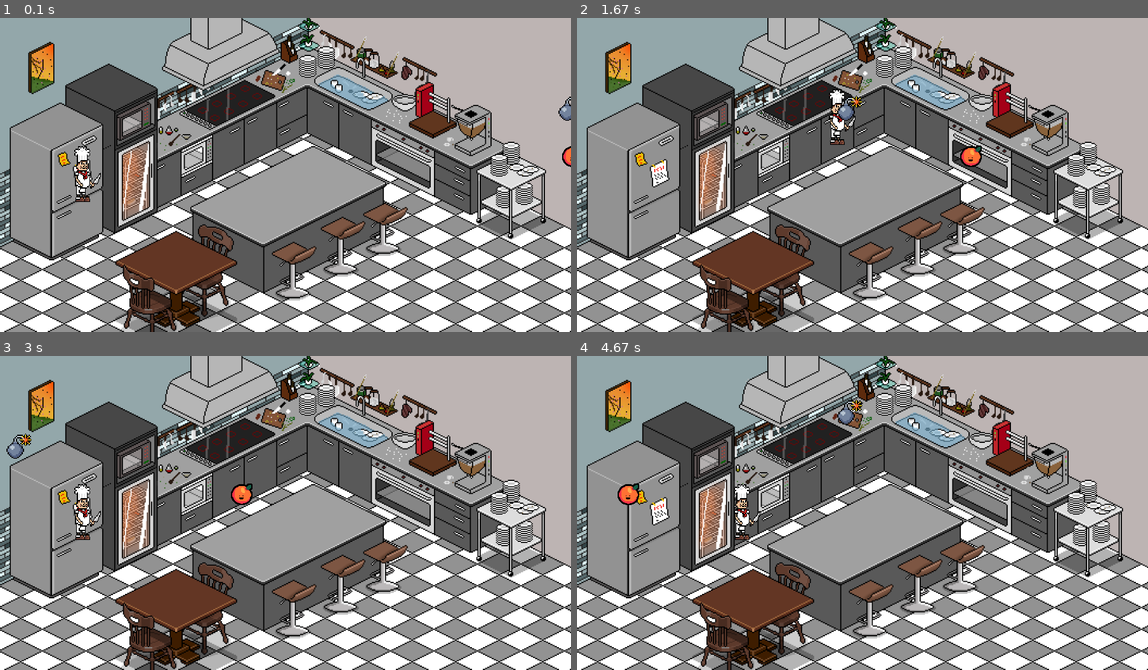
Above: before the commit, frames 1-4 (two rows, left to right).
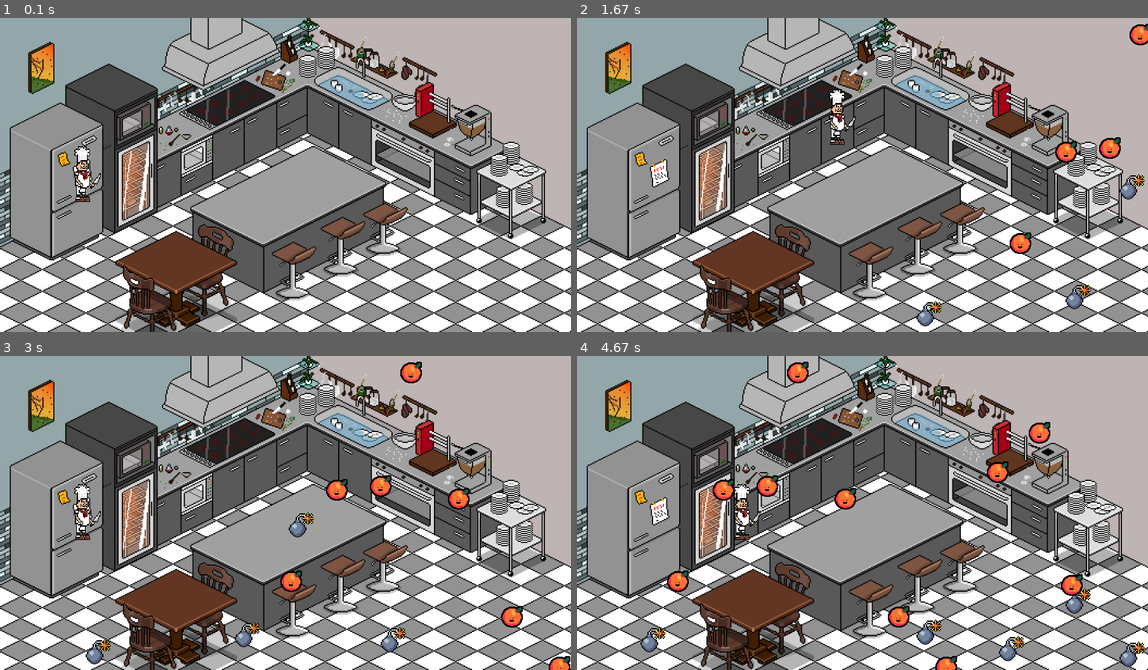
Above: after the commit, the same moments.

Repository: SkyesCodes/Pygame
Game: pygame game, started from main.py
Two runs of this game, one before a commit and one after it. Both use one fixed random seed, a clock stepped at 60 frames per second and the inputs below.
Inputs:
- Up to frame 1 (0.1 s): no input
- Up to frame 2 (1.67 s): hold D 0.33-0.8 s; hold W 0.83-1.13 s; hold D 1.17-1.63 s
- Up to frame 3 (3 s): hold A 1.67-2.2 s; hold S 2.23-2.53 s; hold A 2.57-2.97 s
- Up to frame 4 (4.67 s): hold W 3-3.37 s; hold D 3.4-4.03 s; hold S 4.07-4.43 s; hold A from 4.47 s (still down)

The runs differ from the first frame. In frame 1, 0.2% of the frame differs, in the area x 97-100%, y 25-48%; in frame 2, 1.8%; in frame 3, 2.6%; in frame 4, 3.4%, in the area x 7-100%, y 1-100%.

Commit message:
now spawning multiple oranges and bombs, bombs<=5 fruits <=10

Diff:
--- a/main.py
+++ b/main.py
@@ -1,6 +1,6 @@
 import pygame
 import os
-from random import randrange
+from random import randrange, uniform
 
 WIDTH, HEIGHT = 900, 495
 WIN = pygame.display.set_mode((WIDTH, HEIGHT))
@@ -30,6 +30,8 @@
         self.y = randrange(HEIGHT)
         self.image = pygame.transform.scale(image, (width, height))
         self.speed = speed
+        self.spawn_timer = uniform(0.25, 0.5)  # Random initial timer
+        self.fruits_on_screen = []
 
     def move(self):
         self.x -= self.speed
@@ -37,8 +39,14 @@
             self.x = WIDTH
             self.y = randrange(HEIGHT)
 
+    def spawn_fruit(self):
+        if len(self.fruits_on_screen) < 10:
+            self.fruits_on_screen.append(Fruit(ORANGE_IMAGE, ORANGE_WIDTH, ORANGE_HEIGHT, 3))
+
     def draw(self):
-        WIN.blit(self.image, (self.x, self.y))
+        for fruit in self.fruits_on_screen:
+            fruit.move()
+            WIN.blit(fruit.image, (fruit.x, fruit.y))
 
 class Bomb:
     def __init__(self, image, width, height, speed):
@@ -46,6 +54,8 @@
         self.y = randrange(HEIGHT)
         self.image = pygame.transform.scale(image, (width, height))
         self.speed = speed
+        self.spawn_timer = uniform(0.25, 0.5)  # Random initial timer
+        self.bombs_on_screen = []
 
     def move(self):
         self.x -= self.speed
@@ -53,8 +63,14 @@
             self.x = WIDTH
             self.y = randrange(HEIGHT)
 
+    def spawn_bomb(self):
+        if len(self.bombs_on_screen) < 5:
+            self.bombs_on_screen.append(Bomb(BOMB_IMAGE, BOMB_WIDTH, BOMB_HEIGHT, 5))
+
     def draw(self):
-        WIN.blit(self.image, (self.x, self.y))
+        for bomb in self.bombs_on_screen:
+            bomb.move()
+            WIN.blit(bomb.image, (bomb.x, bomb.y))
 
 def draw_window(chef_position, bomb, orange):
     WIN.blit(BG_IMAGE, (0, 0))
@@ -89,6 +105,17 @@
         bomb.move()
         orange.move()
 
+        bomb.spawn_timer -= 1 / FPS
+        orange.spawn_timer -= 1 / FPS
+
+        if bomb.spawn_timer <= 0:
+            bomb.spawn_bomb()
+            bomb.spawn_timer = uniform(0.25, 0.5)
+
+        if orange.spawn_timer <= 0:
+            orange.spawn_fruit()
+            orange.spawn_timer = uniform(0.25, 0.5)
+
         draw_window(chef_position, bomb, orange)
 
     pygame.quit()
